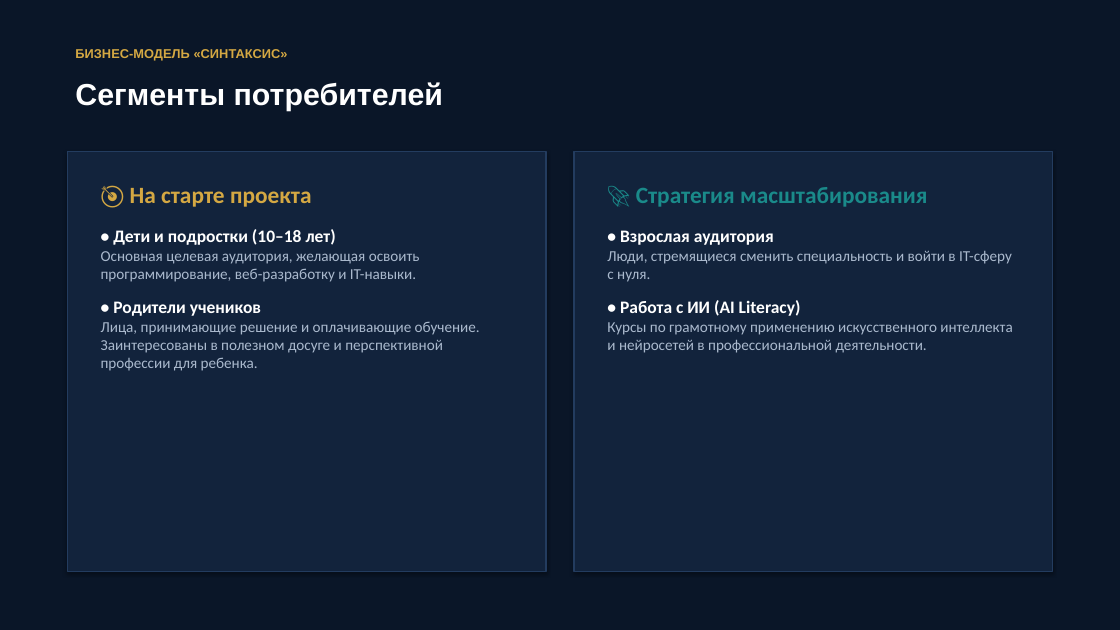
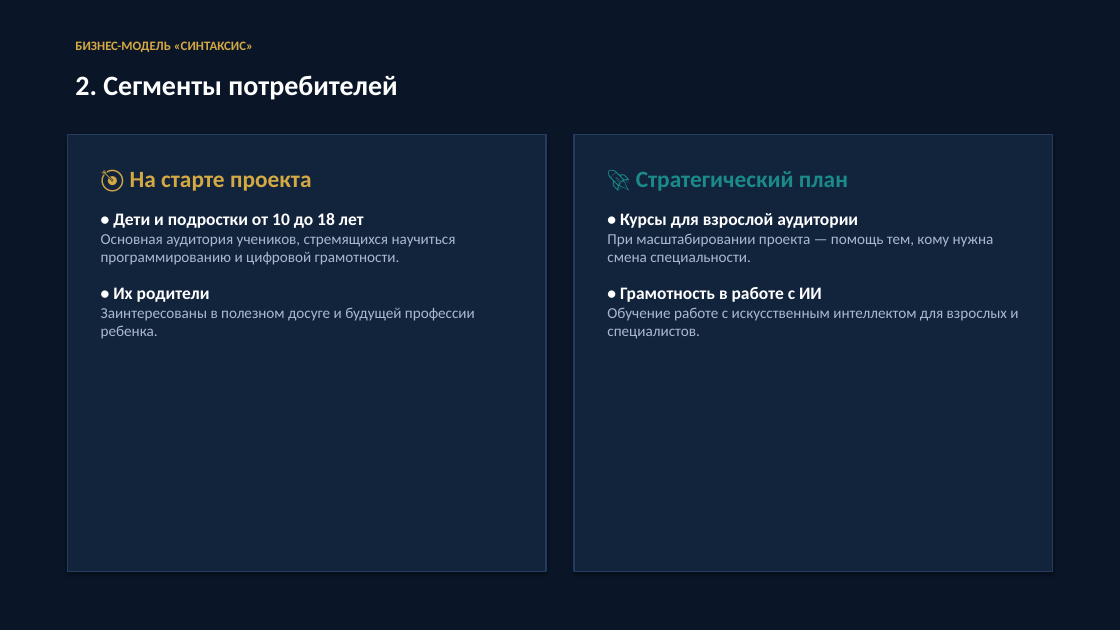
Before and after one commit to sunder2290/github.io, a slide deck: slide 3 of презентация_синтаксис.pptx. Drawn at 1120x630 pixels with LibreOffice and Linux fonts; fonts in the diff are those of the drawing. Boxes give left, top, right and bottom in pixels: in the first picture for what was removed or moved away, otherwise in the second. Text is boxed around its words. In the diff, an @@ line names an element or a change of style, - is before the commit and + after.

```diff
--- a/презентация_синтаксис.pptx
+++ b/презентация_синтаксис.pptx
@@ text "БИЗНЕС-МОДЕЛЬ «СИНТАКСИС»": place and size @@
-text "БИЗНЕС-МОДЕЛЬ «СИНТАКСИС»" at (75,49,288,61)
+text "БИЗНЕС-МОДЕЛЬ «СИНТАКСИС»" at (75,41,253,52)
@@ text "БИЗНЕС-МОДЕЛЬ «СИНТАКСИС»" at (75,41,253,52): font Arial to Calibri @@
@@ text at (75,75,397,100): text changed; size 26 to 24 pt; font Arial to Calibri @@
-Сегменты потребителей
+2. Сегменты потребителей
@@ rectangle: place and size @@
-rectangle at (67,151,546,571)
+rectangle at (67,134,546,571)
@@ rectangle: place and size @@
-rectangle at (574,151,1053,571)
+rectangle at (574,134,1053,571)
@@ text "🎯 На старте проекта": place and size @@
-text "🎯 На старте проекта" at (101,188,480,371)
+text "🎯 На старте проекта" at (101,172,475,339)
@@ text at (607,171,1018,339): text changed @@
-🚀 Стратегия масштабирования
-• Взрослая аудитория
-Люди, стремящиеся сменить специальность и войти в IT-сферу с нуля.
-• Работа с ИИ (AI Literacy)
-Курсы по грамотному применению искусственного интеллекта и нейросетей в профессиональной деятельности.
+🚀 Стратегический план
+• Курсы для взрослой аудитории
+При масштабировании проекта — помощь тем, кому нужна смена специальности.
+• Грамотность в работе с ИИ
+Обучение работе с искусственным интеллектом для взрослых и специалистов.
@@ text at (101,213,475,339): text changed @@
-• Дети и подростки (10–18 лет)
-Основная целевая аудитория, желающая освоить программирование, веб-разработку и IT-навыки.
-• Родители учеников
-Лица, принимающие решение и оплачивающие обучение. Заинтересованы в полезном досуге и перспективной профессии для ребенка.
+• Дети и подростки от 10 до 18 лет
+Основная аудитория учеников, стремящихся научиться программированию и цифровой грамотности.
+• Их родители
+Заинтересованы в полезном досуге и будущей профессии ребенка.
```
Also in this commit, not shown: 5 other slides changed, 4 slides added, 4 slides removed, 2 other files.
